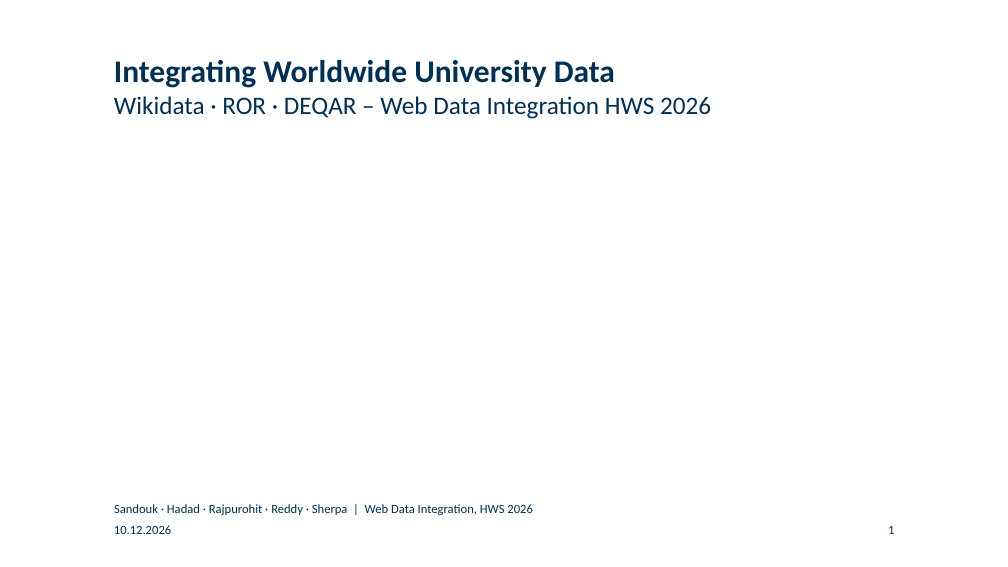
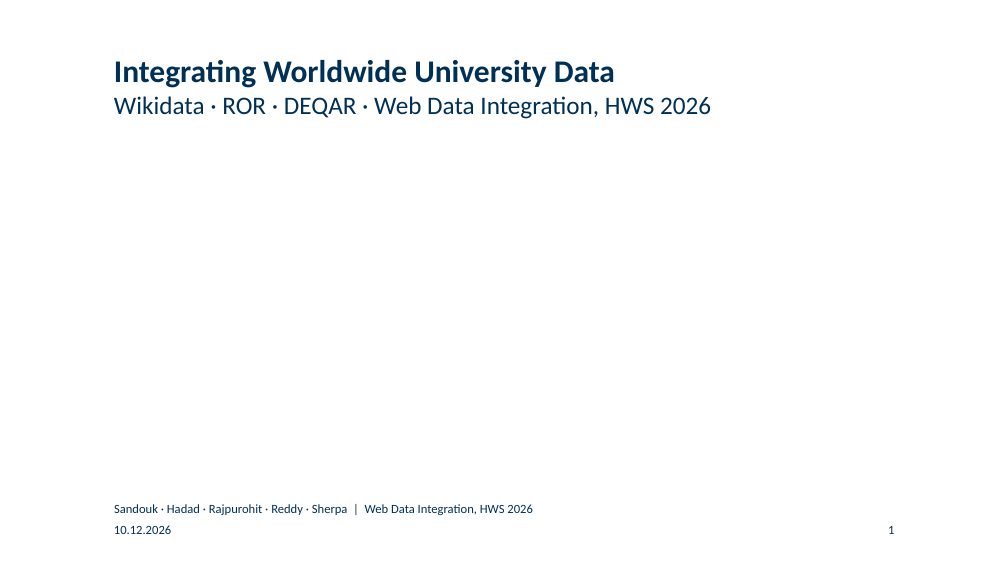
Before and after one commit to BlackSamuron0305/Web-Data-Integration-Project-HWS2026, a slide deck: slide 1 of submission/final-presentation/final_presentation.pptx. Drawn at 1008x567 pixels with LibreOffice and Linux fonts; fonts in the diff are those of the drawing; background and template pictures are left out. Boxes give left, top, right and bottom in pixels: in the first picture for what was removed or moved away, otherwise in the second. Text is boxed around its words. In the diff, an @@ line names an element or a change of style, - is before the commit and + after.

```diff
--- a/submission/final-presentation/final_presentation.pptx
+++ b/submission/final-presentation/final_presentation.pptx
@@ subtitle at bbox=[114, 96, 711, 119]: text changed @@
-Wikidata · ROR · DEQAR – Web Data Integration HWS 2026
+Wikidata · ROR · DEQAR · Web Data Integration, HWS 2026
```
Also in this commit, not shown: 7 other slides changed, 13 slides added, 12 slides removed, 9 other files.
